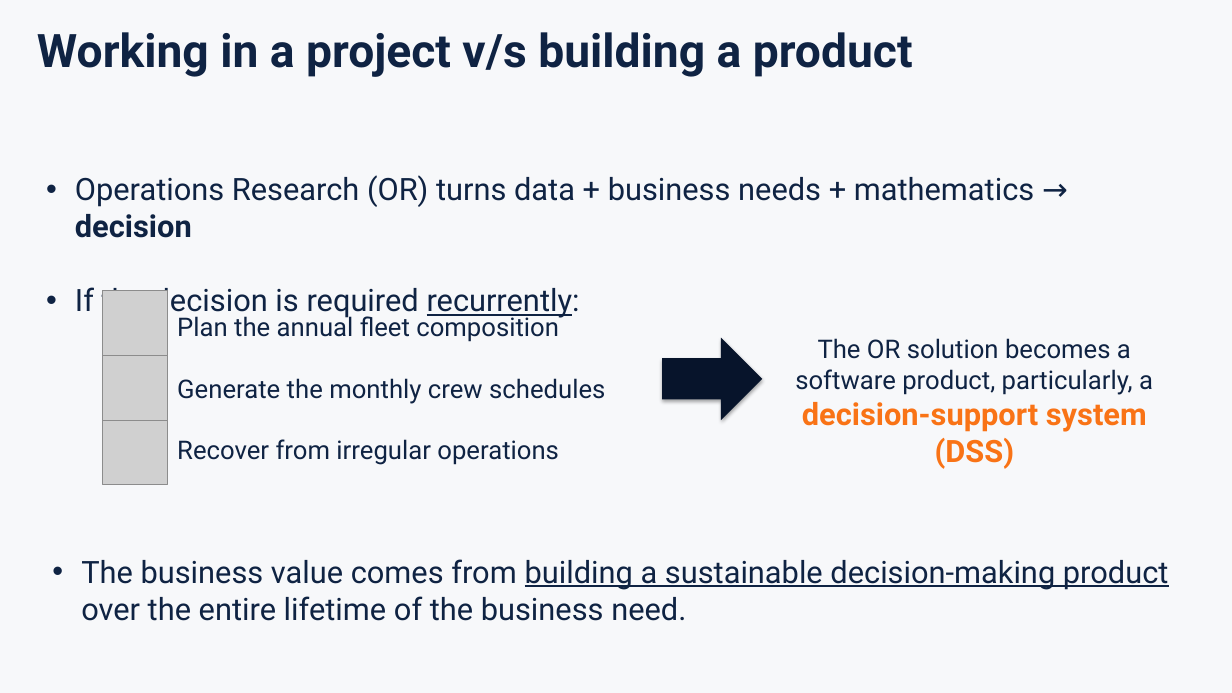
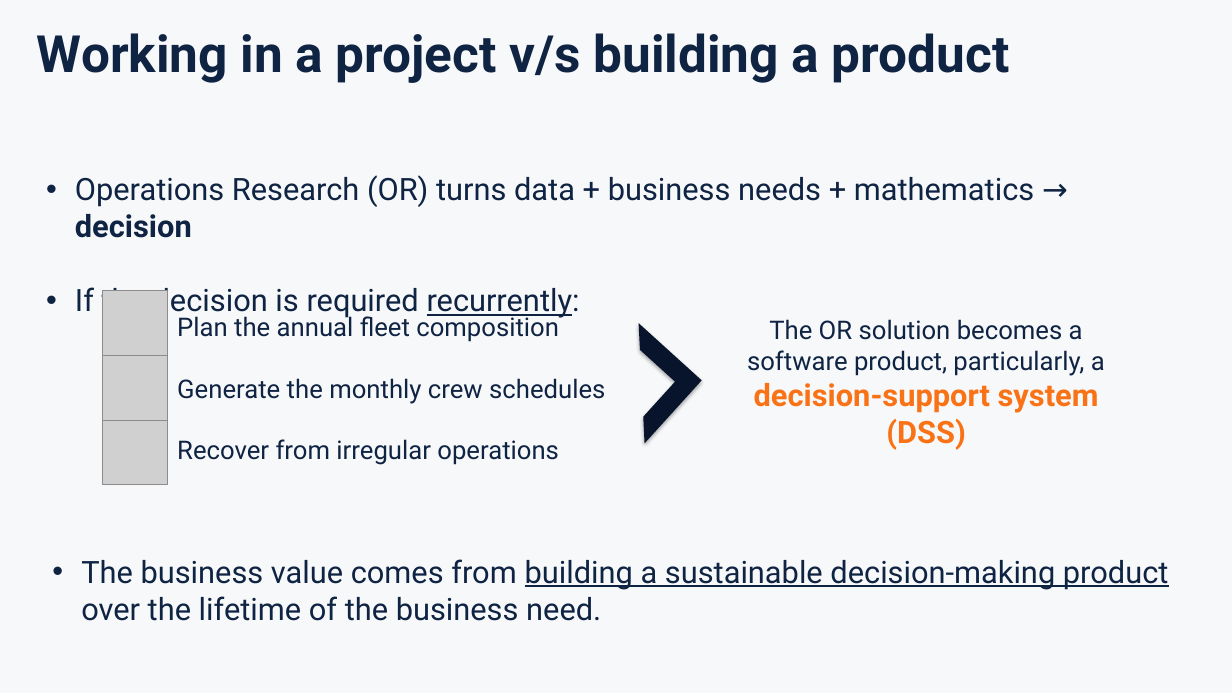
Before and after one commit to sefop/sefop-training-hub, a slide deck: slide 2 of workshops/2026-10-25-agifors-annual-symposium/agifors-sefop.pptx. Drawn at 1232x693 pixels with LibreOffice and Linux fonts; fonts in the diff are those of the drawing; grey boxes stand for pictures. Boxes give left, top, right and bottom in pixels: in the first picture for what was removed or moved away, otherwise in the second. Text is boxed around its words. In the diff, an @@ line names an element or a change of style, - is before the commit and + after.

```diff
--- a/workshops/2026-10-25-agifors-annual-symposium/agifors-sefop.pptx
+++ b/workshops/2026-10-25-agifors-annual-symposium/agifors-sefop.pptx
@@ text "Working in a project v/s ..." at [37,33,1009,83]: size 36 to 40 pt @@
@@ half frame added at [581,324,701,444], fill #07142B @@
@@ text "The OR solution becomes a ...": place and size @@
-text "The OR solution becomes a ..." at [795,338,1153,469]
+text "The OR solution becomes a ..." at [747,319,1105,450]
@@ right arrow removed at [663,337,762,420] @@
@@ text at [81,559,1169,621]: text changed @@
-• The business value comes from building a sustainable decision-making product over the entire lifetime of the business need.
+• The business value comes from building a sustainable decision-making product over the lifetime of the business need.
```
Also in this commit, not shown: 1 other slide changed, 10 slides added, 11 slides removed, 1 other file.
